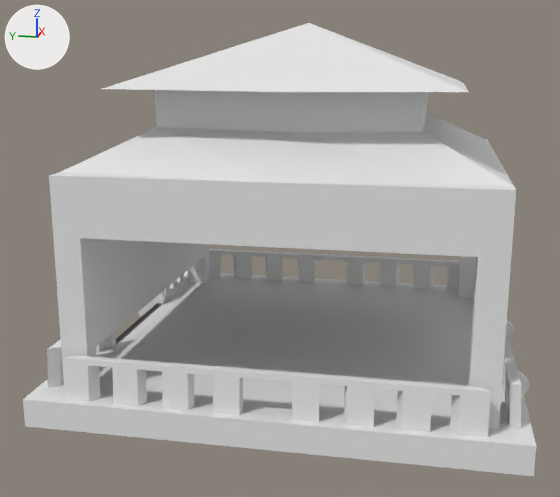
Renders of the Blender file UnityProject/Assets/Models/Before/Props/Japan/Shrine.blend from each side of a commit.
Rendered twice from a 50 mm camera at (-12.99, -2.12, 4.99) aimed at (-0.3, 0.42, 1.82). The lights are fixed; the arrows at upper left show +X, +Y and +Z.
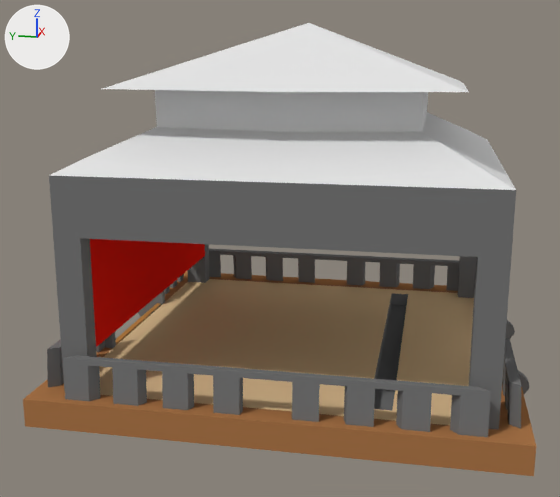
Where the change shows, as pixel boxes [x1, y1, x2, y2] in the pictures (560 x 497 px; the box of a moved part takes in the faces that stretch with it):
```json
{"part": 1, "of": "me_cube", "change": "cut back", "before": [116, 293, 408, 411], "after": [165, 293, 408, 411]}
{"part": 2, "of": "me_cube", "change": "moved or reshaped", "before": [49, 112, 516, 190], "after": [49, 112, 516, 190]}
{"part": 3, "of": "me_cube", "change": "recoloured", "before": [47, 176, 529, 437], "after": [47, 176, 529, 437]}
{"part": 4, "of": "me_cube", "change": "recoloured", "before": [23, 271, 536, 476], "after": [23, 271, 536, 476], "on screen": "grey to brown"}
{"part": 5, "of": "me_cube", "change": "recoloured", "before": [99, 279, 474, 425], "after": [99, 279, 474, 425], "on screen": "grey to brown"}
{"part": 6, "of": "me_cube", "change": "recoloured", "before": [90, 239, 205, 347], "after": [90, 239, 205, 347], "on screen": "grey to red"}
{"part": 7, "of": "me_cube", "change": "recoloured", "after": [116, 303, 161, 345]}
```

The change, as JSON lines over the scene's bpy script:
```json
{"op": "add", "block": "mat_tan", "code": ["mat_tan = diffuse_material('Tan')", "mat_tan.base_color = (0.753, 0.53, 0.293)  # beige #e1c093"]}
{"op": "add", "block": "mat_brown", "code": ["mat_brown = diffuse_material('Brown')", "mat_brown.base_color = (0.412, 0.182, 0.0677)  # brown #ac764a"]}
{"op": "add", "block": "mat_red", "code": ["mat_red = diffuse_material('Red')", "mat_red.base_color = (0.8, 0.0131, 0.00674)  # red #e71e13"]}
{"op": "add", "block": "mat_light_brown", "code": ["mat_light_brown = diffuse_material('Light_Brown')", "mat_light_brown.base_color = (0.48, 0.227, 0.0588)  # orange #b88345"]}
{"op": "add", "block": "mat_black", "code": ["mat_black = diffuse_material('Black')", "mat_black.base_color = (0.183, 0.183, 0.183)  # grey #777777"]}
{"block": "me_cube", "where": "# used by ob_cube; location = (0.0, 0.0, 0.0); scale = (3.12, 3.12, 0.186)"}
{"block": "me_cube", "where": "# verts and faces of me_cube; kept vertices keep their numbers, new ones are numbered from 1042"}
{"block": "me_cube", "where": "# before: 218 (-0.9, -0.9, 18.3) at pixel (481, 185), 476 (0.9, -0.9, 18.3), 724 (-0.9, 0.9, 18.3) at pixel (85, 173), 1005 (0.9, 0.9, 18.3)"}
{"op": "remove", "block": "me_cube", "code": "me_cube.from_pydata(...)  # 1042 vertices, 924 faces; spans x -1.1..1.1, y -1.2..1.2, z -1.1..29.8"}
{"op": "add", "block": "me_cube", "code": "me_cube.from_pydata(...)  # 1000 vertices, 898 faces; spans x -1.1..1.1, y -1.2..1.2, z -1.1..29.8"}
{"block": "me_cube", "change": "me_cube part 1"}
{"block": "me_cube", "change": "48 vertices are removed from x -0.4..0.4, y -1.1..1.1, z -1.1..1.0"}
{"block": "me_cube", "change": "40 faces are deleted"}
{"block": "me_cube", "change": "6 new vertices lie (0.0, 0.0, -1.3) away from vertices in x -0.9..0.9, y -0.5..-0.4, z 1.0"}
{"block": "me_cube", "change": "12 new faces join them, mat_black (grey #777777)"}
{"block": "me_cube", "change": "2 new faces join them, mat_brown (brown #ac764a)"}
{"block": "me_cube", "change": "me_cube part 2"}
{"op": "add", "block": "me_cube", "code": "for i in [218, 476, 724, 1005]: verts[i] += (0.0, 0.0, 1.2)"}
{"block": "me_cube", "change": "me_cube part 3: 297 faces spanning x -1.1..1.1, y -1.2..1.2, z -1.1..18.3 switch from mat_material (white #e7e7e7) to mat_black (grey #777777)"}
{"block": "me_cube", "change": "me_cube part 4: 238 faces spanning x -1.1..1.1, y -1.1..1.1, z -1.1..1.1 switch from mat_material (white #e7e7e7) to mat_brown (brown #ac764a)"}
{"block": "me_cube", "change": "me_cube part 5: 66 faces spanning x -1.0..1.0, y -1.0..1.0, z 1.0 switch from mat_material (white #e7e7e7) to mat_tan (beige #e1c093)"}
{"block": "me_cube", "change": "me_cube part 6: 8 faces spanning x -0.9..0.9, y 0.9..1.0, z 4.3..13.6 switch from mat_material (white #e7e7e7) to mat_red (red #e71e13)"}
{"block": "me_cube", "change": "me_cube part 7: 32 faces spanning x -0.4..0.4, y -1.1..1.1, z -1.1..1.0 switch from mat_material (white #e7e7e7) to mat_light_brown (orange #b88345)"}
```
